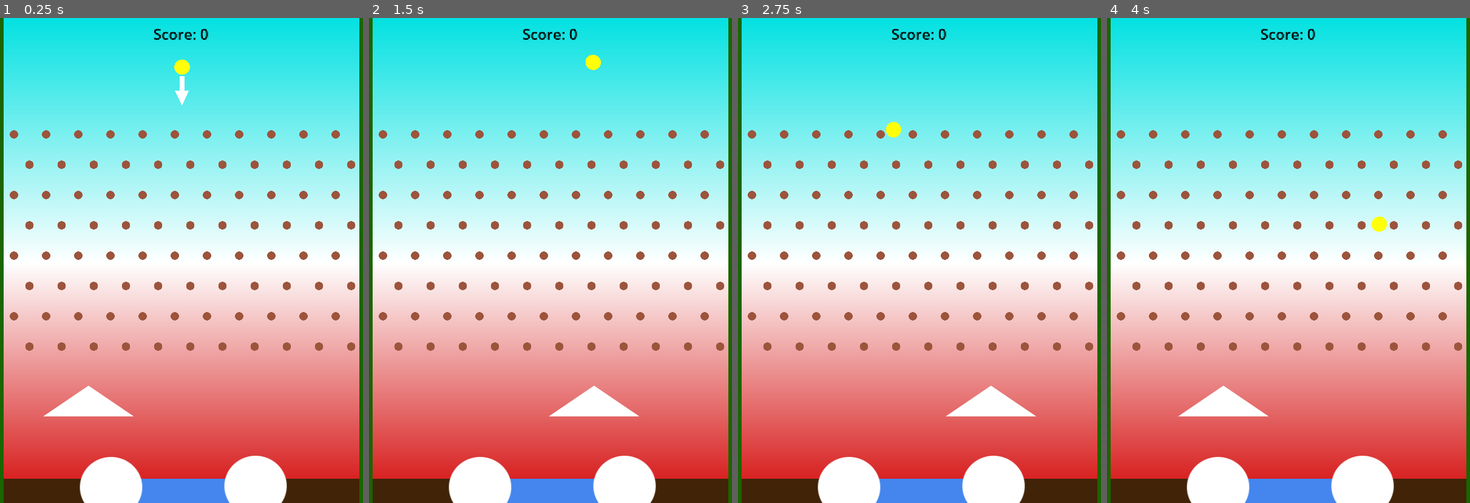
Above: before the commit, frames 1-4 (left to right).
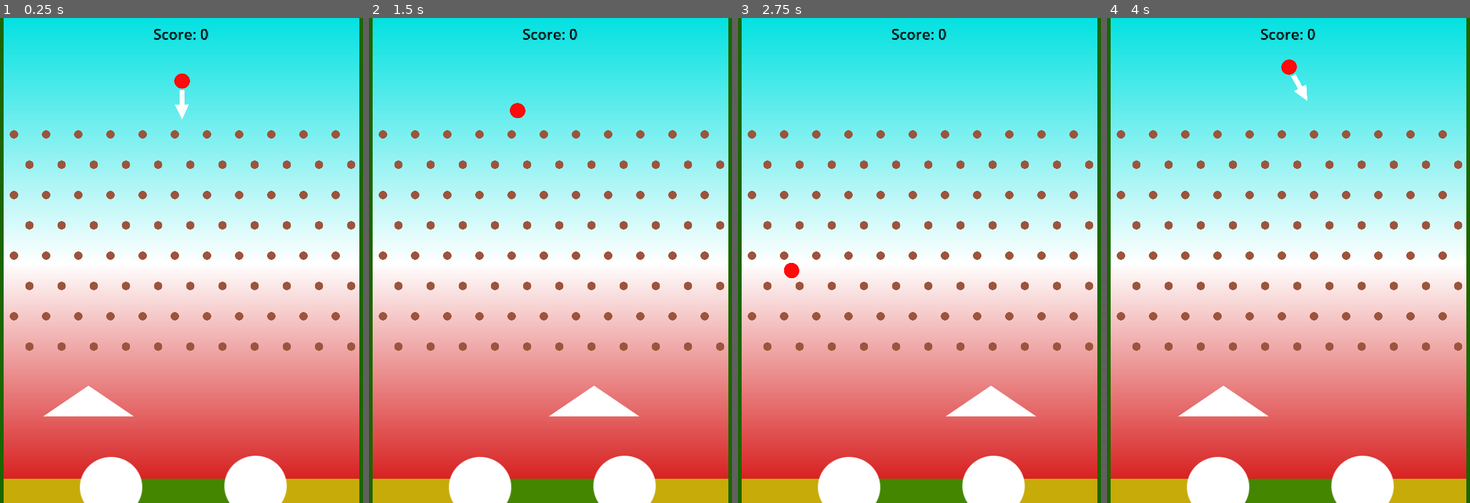
Above: after the commit, the same moments.

Repository: JustinBouffard/Plinko-Game
Game: Godot game, scene res://Scenes/main_game.tscn
The game is run twice, just before and just after one commit, with the same random seed, the same clock (stepped at 60 frames per second) and the same inputs.
Inputs (mouse positions are in pixels of both pictures, inside the frame that each line leads up to):
- Up to frame 1 (0.25 s): no input
- Up to frame 2 (1.5 s): move the mouse to (659, 236) at 0.52 s; click (659, 236) at 0.67 s; move the mouse to (456, 284) at 1.27 s; click (456, 284) at 1.42 s
- Up to frame 3 (2.75 s): move the mouse to (970, 153) at 2.02 s; click (970, 153) at 2.17 s
- Up to frame 4 (4 s): move the mouse to (1266, 357) at 2.77 s; click (1266, 357) at 2.92 s; move the mouse to (1437, 333) at 3.52 s; click (1437, 333) at 3.67 s

The runs differ from the first frame. In frame 1, 3.6% of the frame differs, in the area x 1-99%, y 8-100%; in frame 2, 3.5%; in frame 3, 3.5%; in frame 4, 3.6%.

Commit message:
Finished the assignment

Diff:
--- a/Scenes/ball.tscn
+++ b/Scenes/ball.tscn
@@ -6,33 +6,34 @@
 [ext_resource type="Texture2D" uid="uid://cjv17lwy7opo0" path="res://Assets/Square.png" id="3_yk4cr"]
 
 [sub_resource type="PhysicsMaterial" id="PhysicsMaterial_yk4cr"]
-bounce = 0.9
+bounce = 0.75
 
 [sub_resource type="CircleShape2D" id="CircleShape2D_mgc0q"]
 radius = 11.999998
 
-[node name="Ball" type="RigidBody2D"]
+[node name="Ball" type="RigidBody2D" unique_id=930424131]
 physics_material_override = SubResource("PhysicsMaterial_yk4cr")
+gravity_scale = 0.6
 freeze = true
 script = ExtResource("1_yk4cr")
-throw_force = 300.0
+throw_force = 200.0
 
-[node name="CollisionShape2D" type="CollisionShape2D" parent="."]
+[node name="CollisionShape2D" type="CollisionShape2D" parent="." unique_id=1652597682]
 scale = Vector2(1.0000001, 1.0000001)
 shape = SubResource("CircleShape2D_mgc0q")
 
-[node name="Sprite2D" type="Sprite2D" parent="."]
-modulate = Color(1, 1, 0.039215688, 1)
+[node name="Sprite2D" type="Sprite2D" parent="." unique_id=1725799271]
+modulate = Color(1, 0.039215688, 0.039215688, 1)
 scale = Vector2(0.23999953, 0.23999953)
 texture = ExtResource("1_d60mj")
 
-[node name="ArrowPoint" type="Sprite2D" parent="."]
+[node name="ArrowPoint" type="Sprite2D" parent="." unique_id=910418748]
 position = Vector2(-1, 51.000004)
 scale = Vector2(0.13123865, 0.17458332)
 texture = ExtResource("2_376qj")
 flip_v = true
 
-[node name="ArrowTail" type="Sprite2D" parent="ArrowPoint"]
+[node name="ArrowTail" type="Sprite2D" parent="ArrowPoint" unique_id=1789075246]
 position = Vector2(3.922267, -126.76056)
 scale = Vector2(0.50510675, 1.2274882)
 texture = ExtResource("3_yk4cr")
--- a/Scenes/main_game.tscn
+++ b/Scenes/main_game.tscn
@@ -54,86 +54,86 @@
 position = Vector2(398.99997, 792)
 scale = Vector2(1.5466337, 0.5075553)
 
-[node name="Sprite2D" type="Sprite2D" parent="PlusPointArea" unique_id=1419416101]
-modulate = Color(0.26666668, 0.5254902, 0.93333334, 1)
-texture = ExtResource("1_l756w")
-
 [node name="CollisionShape2D" type="CollisionShape2D" parent="PlusPointArea" unique_id=137333335]
 position = Vector2(-0.6465454, 0)
-scale = Vector2(0.9999996, 0.9999996)
+scale = Vector2(0.9999995, 0.99999946)
 shape = SubResource("RectangleShape2D_mgc0q")
+
+[node name="Sprite2D" type="Sprite2D" parent="PlusPointArea" unique_id=1419416101]
+modulate = Color(0.26666668, 0.5254902, 0, 1)
+texture = ExtResource("1_l756w")
 
 [node name="MinusPointArea" type="Area2D" parent="." unique_id=1984630674]
 position = Vector2(626.99994, 792.00006)
 scale = Vector2(1.5466337, 0.5075553)
 
+[node name="CollisionShape2D" type="CollisionShape2D" parent="MinusPointArea" unique_id=1086166840]
+position = Vector2(0, -0.00012207031)
+scale = Vector2(0.9999995, 0.99999946)
+shape = SubResource("RectangleShape2D_bb2iq")
+
 [node name="Sprite2D" type="Sprite2D" parent="MinusPointArea" unique_id=1359285530]
-modulate = Color(0.2545886, 0.13602796, 0.03072874, 1)
+modulate = Color(0.7809645, 0.6725037, 0.032102827, 1)
 texture = ExtResource("1_l756w")
-
-[node name="CollisionShape2D" type="CollisionShape2D" parent="MinusPointArea" unique_id=1086166840]
-position = Vector2(1.168251e-05, -0.00012025322)
-scale = Vector2(0.9999996, 0.9999996)
-shape = SubResource("RectangleShape2D_bb2iq")
 
 [node name="MinusPointArea2" type="Area2D" parent="." unique_id=1012309174]
 position = Vector2(162, 792.00006)
 scale = Vector2(1.5466337, 0.5075553)
 
-[node name="Sprite2D" type="Sprite2D" parent="MinusPointArea2" unique_id=732970879]
-modulate = Color(0.2545886, 0.13602796, 0.03072874, 1)
-texture = ExtResource("1_l756w")
-
 [node name="CollisionShape2D" type="CollisionShape2D" parent="MinusPointArea2" unique_id=1143583473]
 position = Vector2(2.7478943, 0)
-scale = Vector2(0.9999996, 0.9999996)
+scale = Vector2(0.9999995, 0.99999946)
 shape = SubResource("RectangleShape2D_0e3vx")
+
+[node name="Sprite2D" type="Sprite2D" parent="MinusPointArea2" unique_id=732970879]
+modulate = Color(0.7809645, 0.6725037, 0.032102827, 1)
+texture = ExtResource("1_l756w")
 
 [node name="Wall" type="StaticBody2D" parent="." unique_id=1787942283]
 position = Vector2(47, 403.99997)
 scale = Vector2(0.9067581, 6.7400465)
 
+[node name="CollisionShape2D" type="CollisionShape2D" parent="Wall" unique_id=2101178340]
+position = Vector2(0, 0.29673004)
+scale = Vector2(1, 1.0000004)
+shape = SubResource("RectangleShape2D_pu3va")
+
 [node name="Sprite2D" type="Sprite2D" parent="Wall" unique_id=273427231]
 modulate = Color(0.10744973, 0.39590046, 9.62615e-08, 1)
 texture = ExtResource("1_l756w")
-
-[node name="CollisionShape2D" type="CollisionShape2D" parent="Wall" unique_id=2101178340]
-position = Vector2(0, 0.29673004)
-scale = Vector2(1, 1.0000002)
-shape = SubResource("RectangleShape2D_pu3va")
 
 [node name="Wall2" type="StaticBody2D" parent="." unique_id=914630220]
 position = Vector2(745, 399.99997)
 scale = Vector2(0.9067581, 6.7400465)
 
+[node name="CollisionShape2D" type="CollisionShape2D" parent="Wall2" unique_id=916995150]
+position = Vector2(0, 0.29673004)
+scale = Vector2(1, 1.0000004)
+shape = SubResource("RectangleShape2D_pu3va")
+
 [node name="Sprite2D" type="Sprite2D" parent="Wall2" unique_id=2135531117]
 modulate = Color(0.10744973, 0.39590046, 9.62615e-08, 1)
 texture = ExtResource("1_l756w")
-
-[node name="CollisionShape2D" type="CollisionShape2D" parent="Wall2" unique_id=916995150]
-position = Vector2(0, 0.29673004)
-scale = Vector2(1, 1.0000002)
-shape = SubResource("RectangleShape2D_pu3va")
 
 [node name="Bouncer" type="StaticBody2D" parent="." unique_id=1571375065]
 position = Vector2(280, 774)
 scale = Vector2(0.96000487, 0.96000487)
 
+[node name="CollisionShape2D" type="CollisionShape2D" parent="Bouncer" unique_id=275221175]
+shape = SubResource("CircleShape2D_0e3vx")
+
 [node name="Sprite2D" type="Sprite2D" parent="Bouncer" unique_id=881037926]
 texture = ExtResource("2_pu3va")
-
-[node name="CollisionShape2D" type="CollisionShape2D" parent="Bouncer" unique_id=275221175]
-shape = SubResource("CircleShape2D_0e3vx")
 
 [node name="Bouncer2" type="StaticBody2D" parent="." unique_id=2003937435]
 position = Vector2(518, 772)
 scale = Vector2(0.96000487, 0.96000487)
 
+[node name="CollisionShape2D" type="CollisionShape2D" parent="Bouncer2" unique_id=409283491]
+shape = SubResource("CircleShape2D_0e3vx")
+
 [node name="Sprite2D" type="Sprite2D" parent="Bouncer2" unique_id=2023362400]
 texture = ExtResource("2_pu3va")
-
-[node name="CollisionShape2D" type="CollisionShape2D" parent="Bouncer2" unique_id=409283491]
-shape = SubResource("CircleShape2D_0e3vx")
 
 [node name="Triangle" type="AnimatableBody2D" parent="." unique_id=1983251273]
 position = Vector2(199, 632.00006)
@@ -142,14 +142,15 @@
 distance = 400.0
 speed = 180.0
 
+[node name="CollisionPolygon2D" type="CollisionPolygon2D" parent="Triangle" unique_id=1198047624]
+scale = Vector2(0.99999994, 0.99999994)
+polygon = PackedVector2Array(2.3654022, -67.04016, -81.60654, 67.03992, 85.15463, 67.03992)
+
 [node name="Sprite2D" type="Sprite2D" parent="Triangle" unique_id=1619779923]
 texture = ExtResource("3_0e3vx")
 
-[node name="CollisionPolygon2D" type="CollisionPolygon2D" parent="Triangle" unique_id=1198047624]
-polygon = PackedVector2Array(2.3654022, -67.04016, -81.60654, 67.03992, 85.15463, 67.03992)
-
 [node name="Ball" parent="." unique_id=864485736 instance=ExtResource("6_bb2iq")]
-position = Vector2(397, 81)
+position = Vector2(397, 104)
 
 [node name="PegSpawner" type="Node2D" parent="." unique_id=1579100737]
 position = Vector2(120, 192)
--- a/Scripts/ball.gd
+++ b/Scripts/ball.gd
@@ -1,6 +1,6 @@
 extends RigidBody2D
 
-@export var throw_force := 800.0
+@export var throw_force = 800.0
 
 func _physics_process(delta: float) -> void:
 	look_at(get_global_mouse_position())
--- a/Scripts/main_game.gd
+++ b/Scripts/main_game.gd
@@ -1,8 +1,8 @@
 extends Node2D
 
-@export  var ball_start_pos := Vector2(397.0, 81.0)
+@export  var ball_start_pos = Vector2(397.0, 81.0)
 
-var score := 0
+var score = 0
 
 func _on_plus_point_body_entered(body: Node2D) -> void:
 	score += 3
--- a/Scripts/peg_spawner.gd
+++ b/Scripts/peg_spawner.gd
@@ -3,9 +3,9 @@
 @export var peg_scene: PackedScene
 
 @export var rows = 8
-@export var pegs_per_row = 11
-@export var x_spacing = 53
-@export var y_spacing = 50
+@export var pegs_per_row = 11.0
+@export var x_spacing = 53.0
+@export var y_spacing = 50.0
 @export var row_offset = 25.5
 
 func _ready() -> void:
--- a/Scripts/triangle.gd
+++ b/Scripts/triangle.gd
@@ -5,7 +5,7 @@
 @export var axis := Vector2.RIGHT
 
 var start_position
-var direction := 1.0
+var direction = 1.0
 
 # Called when the node enters the scene tree for the first time.
 func _ready() -> void:
Not shown: 1 places in Scenes/ball.tscn that only renumber resources
Not shown, added: Assignment 1 - review questions.docx
